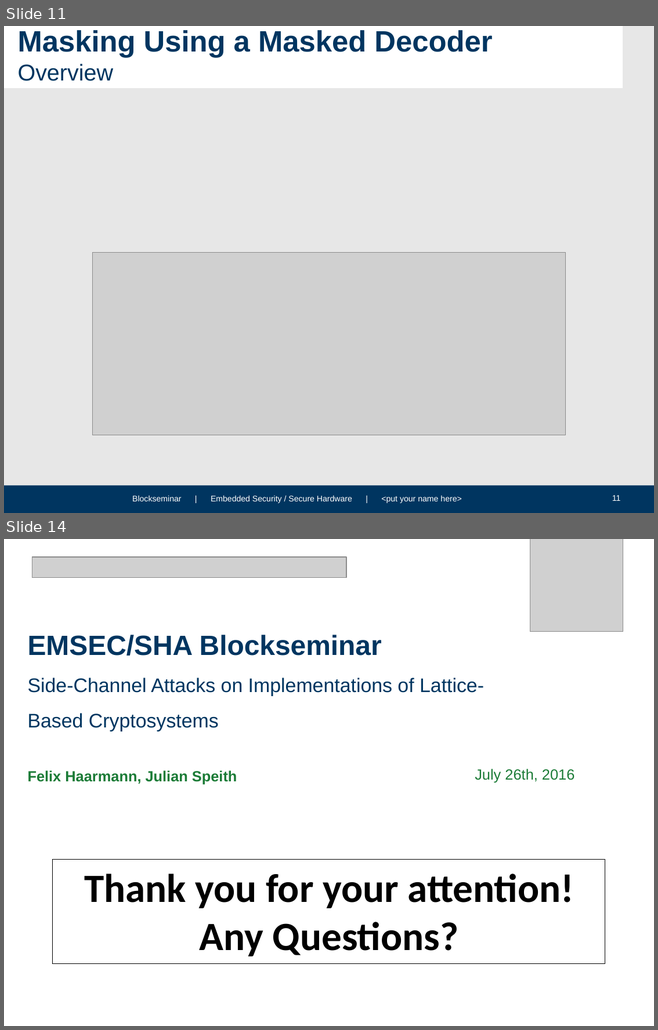
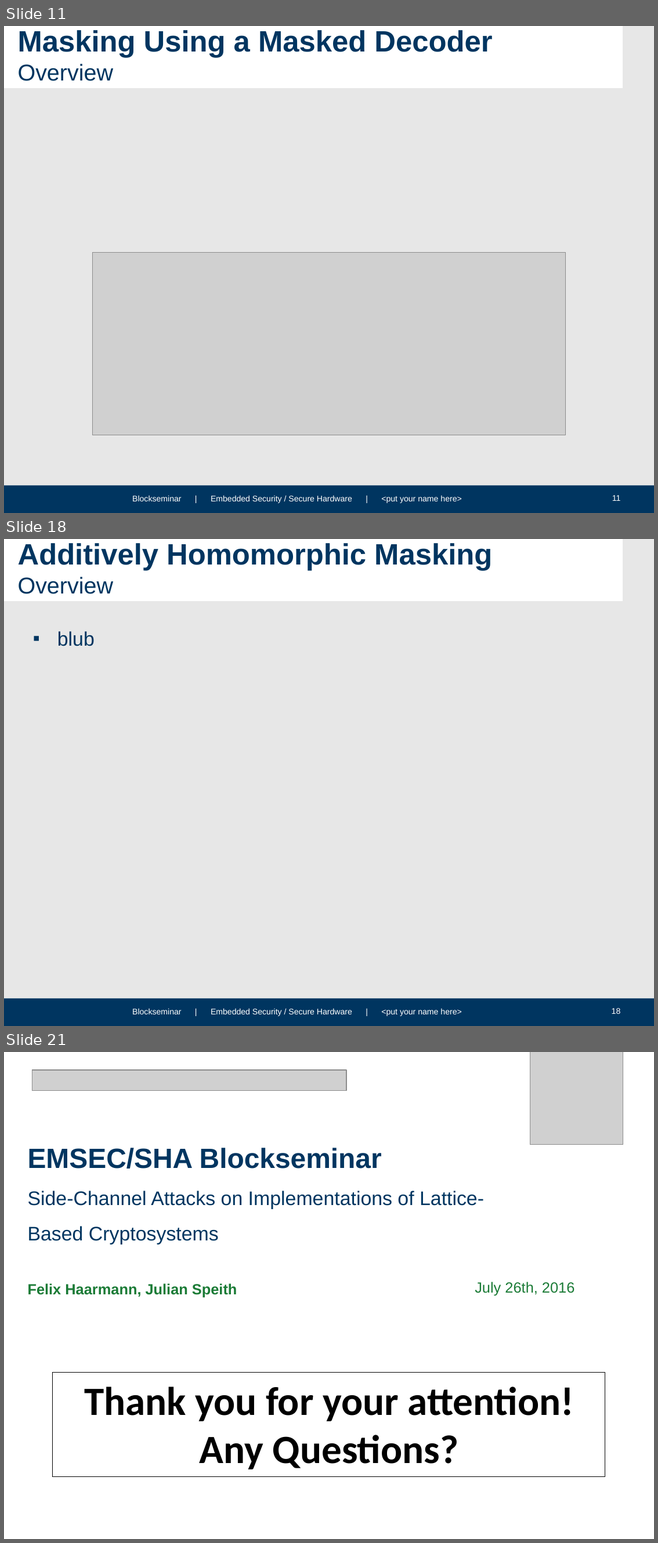
Before and after one commit to HFelixA/emsecseminar, a slide deck: presentation/EMSEC_Blockseminar_Template_Corporate_WS1314.pptx. Shown one above the other, each under a label of ours: slides 11 and 14 before the commit, slides 11, 18 and 21 after it; the slides between them are not shown. The pictures are 658x1030 and 658x1543 pixels, drawn with LibreOffice and Linux fonts; fonts in the diff are those of the drawing; grey boxes stand for pictures; background and template pictures are left out. Boxes give left, top, right and bottom in pixels: in the first picture for what was removed or moved away, otherwise in the second. Text is boxed around its words. In the diff, an @@ line names an element or a change of style, - is before the commit and + after.

```diff
--- a/presentation/EMSEC_Blockseminar_Template_Corporate_WS1314.pptx
+++ b/presentation/EMSEC_Blockseminar_Template_Corporate_WS1314.pptx
@@ slide 18 added at [4,539,654,1026], background #E7E7E7; not listed: 4 template elements that a slide beside it also shows @@
@@ title added at [18,543,492,594], 36 pt, text #003560, bold @@
+Additively Homomorphic Masking
+Overview
@@ text added at [57,631,94,646], 24 pt, text #003560 @@
+▪ blub
@@ what was slide 14 is now slide 21 @@
```
Also in this commit, not shown: 3 slides changed, 6 other slides added.
